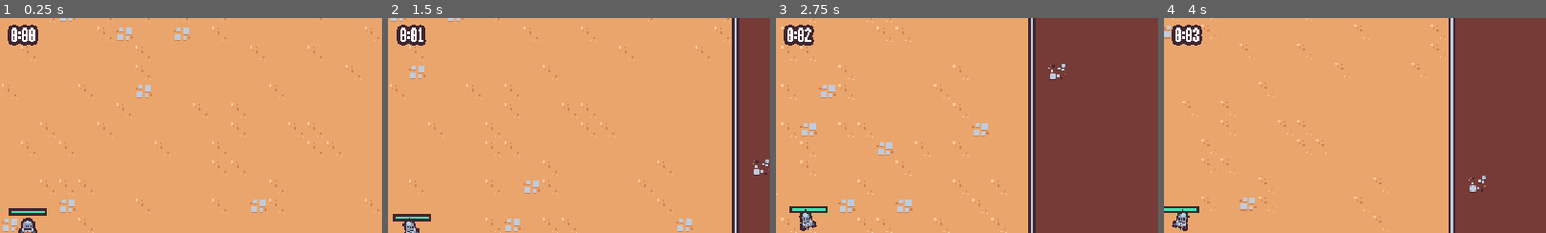
Above: before the commit, frames 1-4 (left to right).
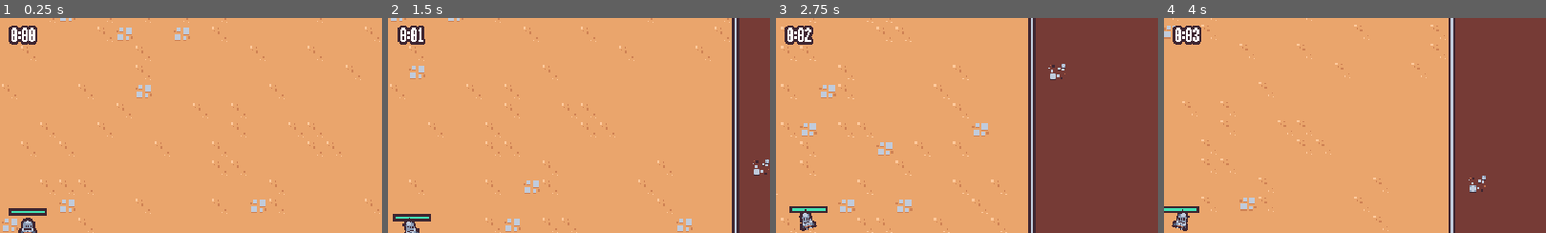
Above: after the commit, the same moments.

Repository: tes-b/godot_survival_totorial
Game: Godot game, scene res://scenes/main/main.tscn
Two runs of this game, one before a commit and one after it. Both use one fixed random seed, a clock stepped at 60 frames per second and the inputs below.
Inputs (mouse positions are % of the whole screen's width and height, from its top left):
- Up to frame 1 (0.25 s): no input
- Up to frame 2 (1.5 s): move the mouse to (72, 45) at 0.52 s; press the mouse at (72, 45) at 0.53 s; hold D (move_right) 0.53-1.28 s; move the mouse to (30, 55) at 1.27 s; release the mouse at (30, 55) at 1.28 s; hold S (move_down) from 1.28 s (still down); click (30, 55) at 1.35 s
- Up to frame 3 (2.75 s): move the mouse to (60, 28) at 2.02 s; release S (move_down) at 2.03 s; press the mouse at (60, 28) at 2.03 s; hold D (move_right) from 2.03 s (still down)
- Up to frame 4 (4 s): move the mouse to (45, 70) at 2.77 s; release D (move_right) at 2.78 s; release the mouse at (45, 70) at 2.78 s; hold W (move_up) 2.78-3.53 s; click (45, 70) at 2.85 s; move the mouse to (80, 65) at 3.52 s; press the mouse at (80, 65) at 3.53 s; hold A (move_left) from 3.53 s (still down)
The pictures show only the part of the screen within x 47-97%, y 0-50%; the shares and areas given below are measured in that part.

The runs differ from the first frame. In frame 1, less than 0.1% of the frame differs, in the area x 2-10%, y 3-13%; in frame 2, less than 0.1%; in frame 3, less than 0.1%; in frame 4, less than 0.1%.

Commit message:
add floating damage

Diff:
--- a/scenes/component/hurt_box_component.gd
+++ b/scenes/component/hurt_box_component.gd
@@ -2,6 +2,8 @@
 class_name HurtBoxComponent
 
 @export var health_component: Node
+var floating_text_scene = preload("res://scenes/ui/floating_text.tscn")
+
 
 func _ready() -> void:
 	area_entered.connect(on_area_entered)
@@ -12,3 +14,8 @@
 
 	var hitbox_component = other_area as HitBoxComponent
 	health_component.damage(hitbox_component.damage)
+
+	var floating_text = floating_text_scene.instantiate() as Node2D
+	get_tree().get_first_node_in_group("foreground_layer").add_child(floating_text)
+	floating_text.global_position = global_position + (Vector2.UP * 16)
+	floating_text.start(str(hitbox_component.damage))
--- a/scenes/ui/arena_time_ui.tscn
+++ b/scenes/ui/arena_time_ui.tscn
@@ -19,7 +19,10 @@
 layout_mode = 2
 size_flags_horizontal = 4
 size_flags_vertical = 0
+theme_override_colors/font_shadow_color = Color(0.247059, 0.14902, 0.192157, 1)
 theme_override_colors/font_outline_color = Color(0.247059, 0.14902, 0.192157, 1)
-theme_override_constants/outline_size = 10
+theme_override_constants/shadow_offset_x = 0
+theme_override_constants/shadow_offset_y = 0
+theme_override_constants/outline_size = 8
 text = "Text
 "
--- /dev/null
+++ b/scenes/ui/floating_text.gd
@@ -0,0 +1,31 @@
+extends Node2D
+
+
+func _ready() -> void:
+	pass
+
+
+func start(text: String):
+	$Label.text = text
+
+	var tween = create_tween()
+	tween.set_parallel()
+
+	tween.tween_property(self,"global_position", global_position + (Vector2.UP * 16), .3)\
+	.set_ease(Tween.EASE_OUT).set_trans(Tween.TRANS_CUBIC)
+	tween.chain()
+
+
+	tween.tween_property(self,"global_position",global_position + (Vector2.UP * 48), .5)\
+	.set_ease(Tween.EASE_IN).set_trans(Tween.TRANS_CUBIC)
+	tween.tween_property(self,"scale",Vector2.ONE, .5)\
+	.set_ease(Tween.EASE_IN).set_trans(Tween.TRANS_CUBIC)
+	tween.chain()
+
+	tween.tween_callback(queue_free)
+
+	var scale_tween = create_tween()
+	scale_tween.tween_property(self,"scale",Vector2.ONE * 1.5, .15)\
+	.set_ease(Tween.EASE_OUT).set_trans(Tween.TRANS_CUBIC)
+	scale_tween.tween_property(self,"scale",Vector2.ONE, .15)\
+	.set_ease(Tween.EASE_IN).set_trans(Tween.TRANS_CUBIC)
--- /dev/null
+++ b/scenes/ui/floating_text.tscn
@@ -0,0 +1,21 @@
+[gd_scene load_steps=2 format=3 uid="uid://dlyioe4u7khmt"]
+
+[ext_resource type="Script" path="res://scenes/ui/floating_text.gd" id="1_1m88e"]
+
+[node name="FloatingText" type="Node2D"]
+script = ExtResource("1_1m88e")
+
+[node name="Label" type="Label" parent="."]
+custom_minimum_size = Vector2(100, 32)
+offset_left = -50.0
+offset_top = -14.0
+offset_right = 50.0
+offset_bottom = 18.0
+theme_override_colors/font_shadow_color = Color(0.247059, 0.14902, 0.192157, 1)
+theme_override_colors/font_outline_color = Color(0.247059, 0.14902, 0.192157, 1)
+theme_override_constants/shadow_offset_x = 0
+theme_override_constants/shadow_offset_y = 0
+theme_override_constants/outline_size = 8
+text = "700"
+horizontal_alignment = 1
+vertical_alignment = 1
